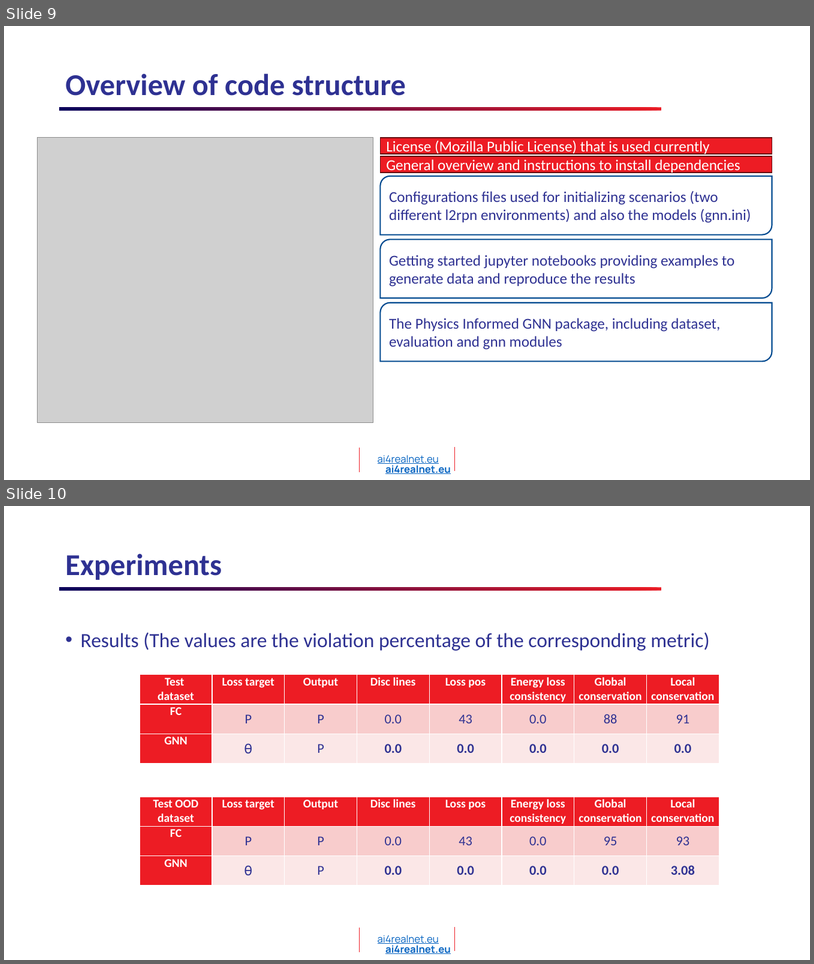
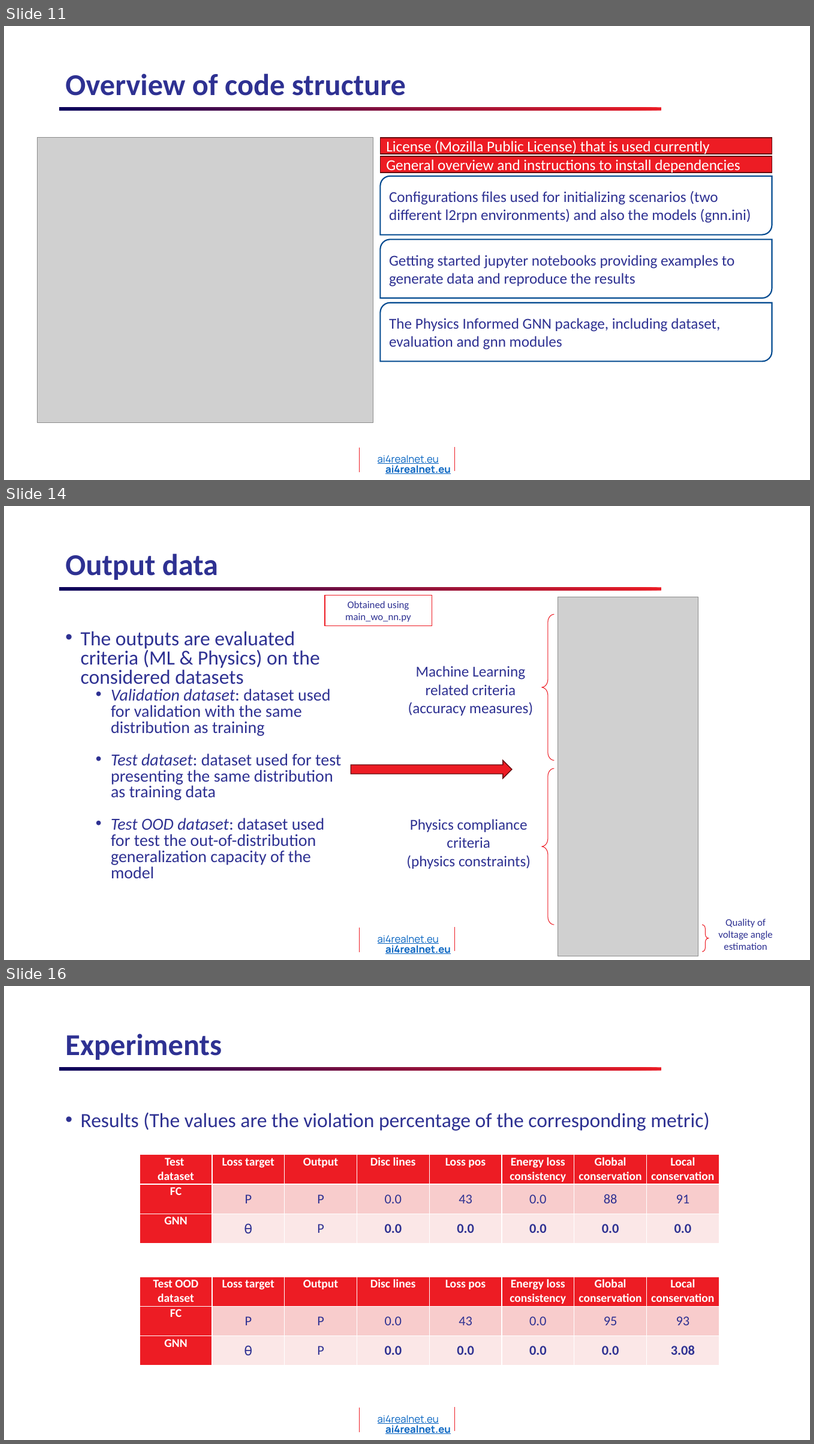
Before and after one commit to AI4REALNET/T2.1_graph_neural_solver, a slide deck: T2.1_KAI_GNN_IRTSX.pptx. Shown one above the other, each under a label of ours: slides 9 and 10 before the commit, slides 11, 14 and 16 after it; the slides between them are not shown. The pictures are 814x964 and 814x1444 pixels, drawn with LibreOffice and Linux fonts; fonts in the diff are those of the drawing; grey boxes stand for pictures; background and template pictures are left out. Boxes give left, top, right and bottom in pixels: in the first picture for what was removed or moved away, otherwise in the second. Text is boxed around its words. In the diff, an @@ line names an element or a change of style, - is before the commit and + after.

```diff
--- a/T2.1_KAI_GNN_IRTSX.pptx
+++ b/T2.1_KAI_GNN_IRTSX.pptx
@@ slide 14 added at (x1=4, y1=506, x2=810, y2=960), background #FFFFFF; not listed: 5 template elements that a slide beside it also shows @@
@@ title added at (x1=65, y1=553, x2=218, y2=580), 36 pt, text #2E3192, bold @@
+Output data
@@ rectangle added at (x1=325, y1=595, x2=432, y2=625), fill #FFFFFF, outline #ED1C24 1 pt, 12 pt, text #2E3192 @@
+Obtained using main_wo_nn.py
@@ picture added at (x1=558, y1=597, x2=698, y2=956) @@
@@ text added at (x1=81, y1=631, x2=341, y2=878), 20 pt, text #2E3192 @@
+• The outputs are evaluated criteria (ML & Physics) on the considered datasets
+  • Validation dataset: dataset used for validation with the same distribution as training
+  • Test dataset: dataset used for test presenting the same distribution as training data
+  • Test OOD dataset: dataset used for test the out-of-distribution generalization capacity of the model
@@ left brace added at (x1=542, y1=614, x2=555, y2=760), outline #ED1C24 0.75 pt @@
@@ text added at (x1=408, y1=666, x2=533, y2=715), 18 pt, text #2E3192 @@
+Machine Learning related criteria
+(accuracy measures)
@@ right arrow added at (x1=351, y1=760, x2=513, y2=778), fill #ED1C24, outline #680C10 1 pt @@
@@ left brace added at (x1=542, y1=769, x2=555, y2=925), outline #ED1C24 0.75 pt @@
@@ text added at (x1=407, y1=819, x2=531, y2=868), 18 pt, text #2E3192 @@
+Physics compliance criteria
+(physics constraints)
@@ text added at (x1=719, y1=918, x2=773, y2=949), 12 pt, text #2E3192 @@
+Quality of voltage angle estimation
@@ left brace added at (x1=703, y1=925, x2=709, y2=952), outline #ED1C24 0.75 pt @@
@@ what was slide 9 is now slide 11 @@
@@ what was slide 10 is now slide 16 @@
```
Also in this commit, not shown: 1 slide changed, 5 other slides added.
